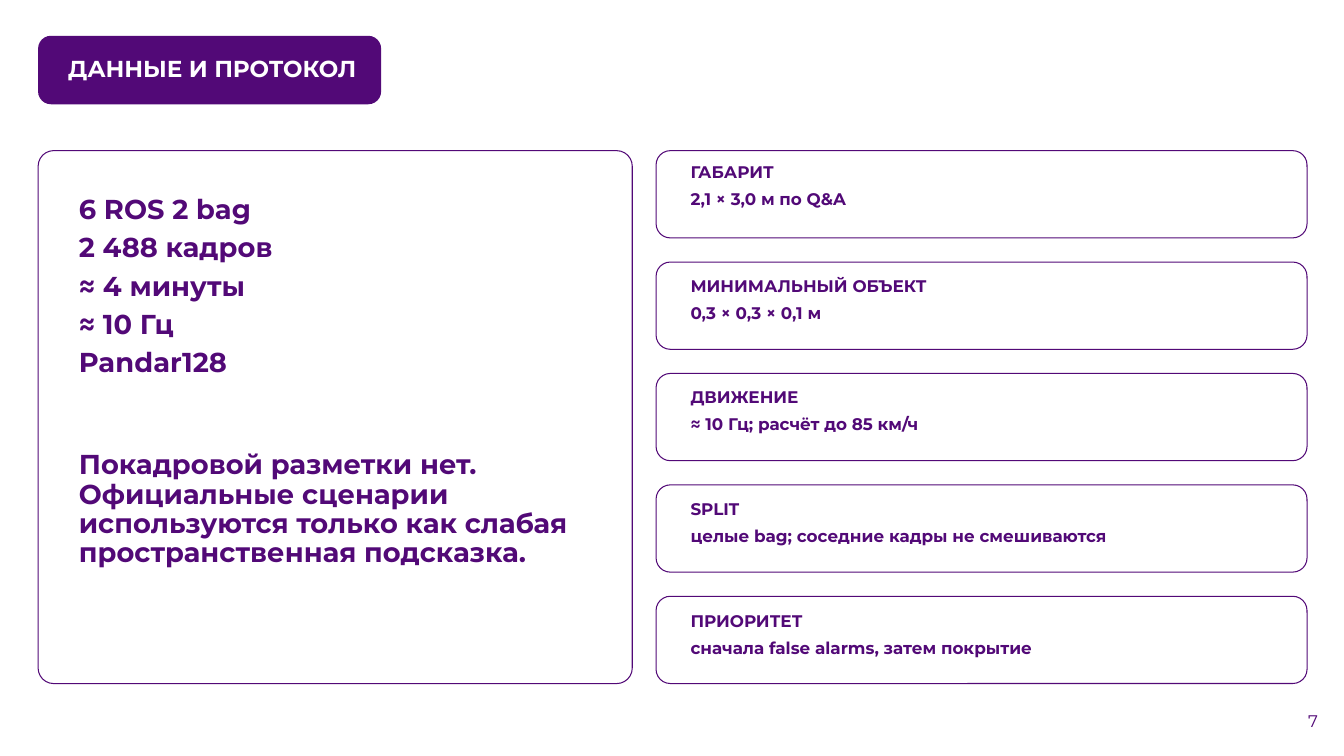
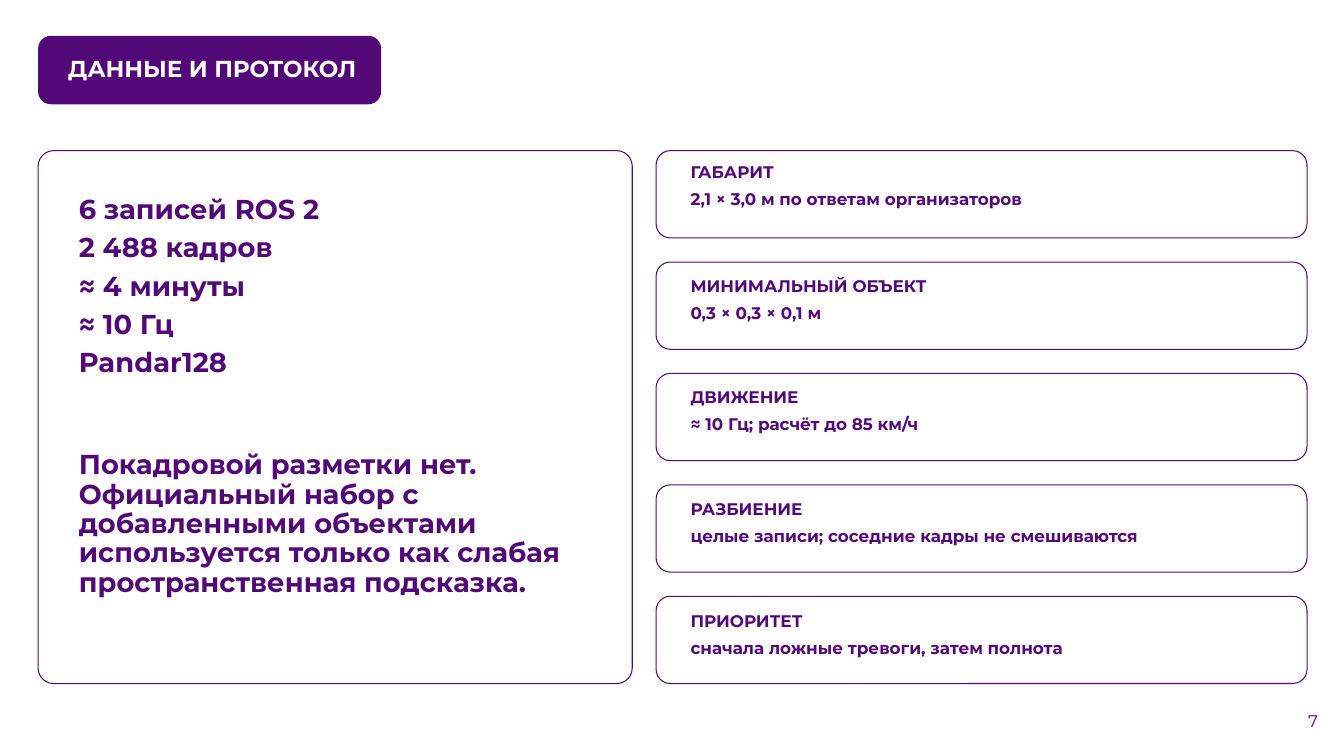
Before and after one commit to KirpaDmitriy/metroguard-lct2026, a slide deck: slide 7 of presentation/MetroGuard_LCT2026_Submission.pptx. Drawn at 1344x756 pixels with LibreOffice and Linux fonts; fonts in the diff are those of the drawing; background and template pictures are left out. Boxes give left, top, right and bottom in pixels: in the first picture for what was removed or moved away, otherwise in the second. Text is boxed around its words. In the diff, an @@ line names an element or a change of style, - is before the commit and + after.

```diff
--- a/presentation/MetroGuard_LCT2026_Submission.pptx
+++ b/presentation/MetroGuard_LCT2026_Submission.pptx
@@ text at (79, 198, 319, 220): text changed @@
-6 ROS 2 bag
+6 записей ROS 2
@@ text at (691, 193, 1022, 209): text changed @@
-2,1 × 3,0 м по Q&A
+2,1 × 3,0 м по ответам организаторов
@@ text at (79, 453, 560, 598): text changed @@
-Покадровой разметки нет. Официальные сценарии используются только как слабая пространственная подсказка.
+Покадровой разметки нет. Официальный набор с добавленными объектами используется только как слабая пространственная подсказка.
@@ text at (691, 503, 1138, 546): text changed @@
-SPLIT
-целые bag; соседние кадры не смешиваются
+РАЗБИЕНИЕ
+целые записи; соседние кадры не смешиваются
@@ text at (691, 644, 1063, 658): text changed @@
-сначала false alarms, затем покрытие
+сначала ложные тревоги, затем полнота
```
Also in this commit, not shown: 5 other slides changed, 5 slides added, 5 slides removed, 20 other files.
